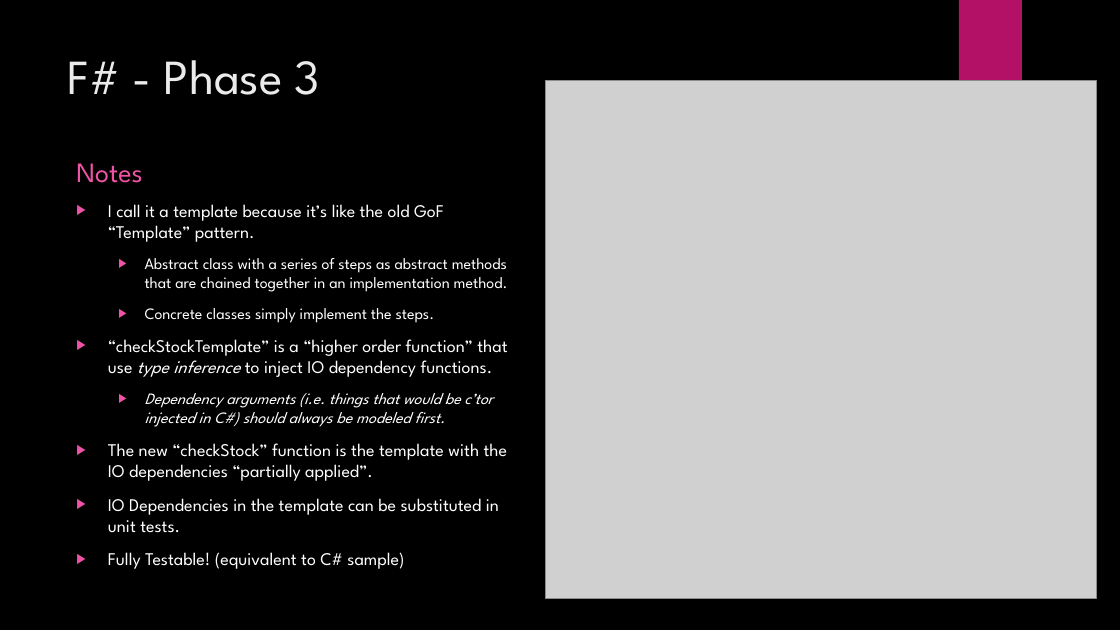
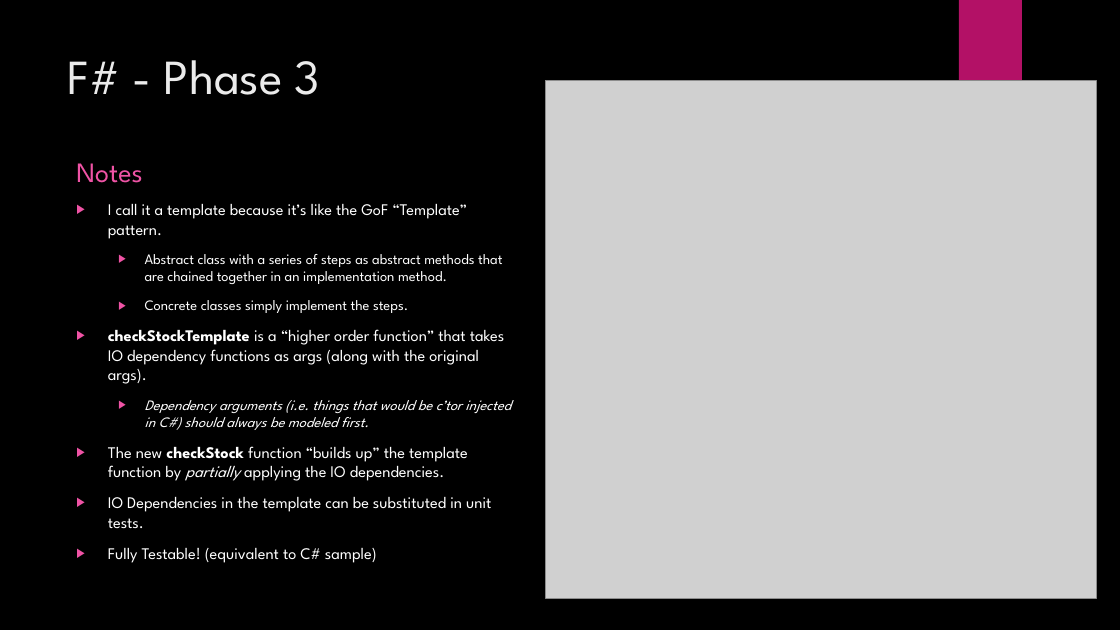
Before and after one commit to JordanMarr/TradeMinderFSharp, a slide deck: slide 22 of TradeMinder F# - C#.pptx. Drawn at 1120x630 pixels with LibreOffice and Linux fonts; fonts in the diff are those of the drawing; grey boxes stand for pictures; background and template pictures are left out. Boxes give left, top, right and bottom in pixels: in the first picture for what was removed or moved away, otherwise in the second. Text is boxed around its words. In the diff, an @@ line names an element or a change of style, - is before the commit and + after.

```diff
--- a/TradeMinder F# - C#.pptx
+++ b/TradeMinder F# - C#.pptx
@@ text at (108,204,467,239): text changed; size 15.3 to 13.9 pt @@
-▶ I call it a template because it’s like the old GoF “Template” pattern.
+▶ I call it a template because it’s like the GoF “Template” pattern.
@@ text at (108,254,511,563): size 13.6 to 12.4 pt in "Abstract class with a series of steps ...", "Concrete classes simply implement the steps.", "Dependency arguments (i.e. things that would be ..."; size 15.3 to 13.9 pt in "IO Dependencies in the template can be ...", "Fully Testable! (equivalent to C# sample)" @@
@@ text at (108,329,505,384): text changed; size 15.3 to 13.9 pt @@
-▶ “checkStockTemplate” is a “higher order function” that use type inference to inject IO dependency functions.
+▶ checkStockTemplate is a “higher order function” that takes IO dependency functions as args (along with the original args).
@@ text at (108,446,468,481): text changed; size 15.3 to 13.9 pt @@
-▶ The new “checkStock” function is the template with the IO dependencies “partially applied”.
+▶ The new checkStock function “builds up” the template function by partially applying the IO dependencies.
```
Also in this commit, not shown: 21 other slides changed.
